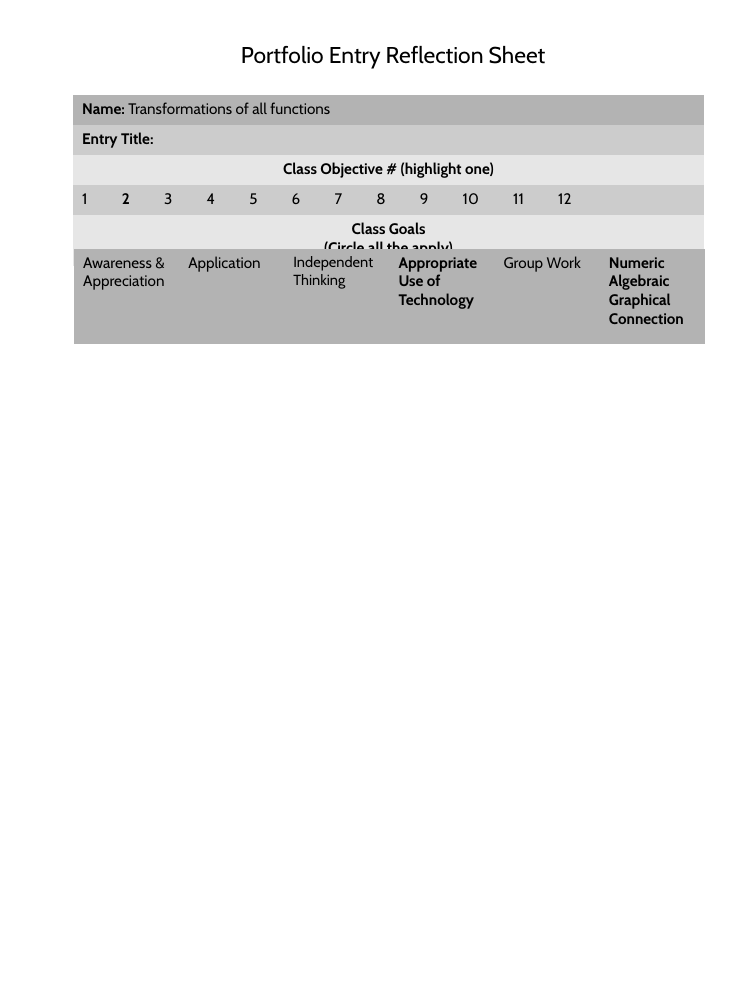
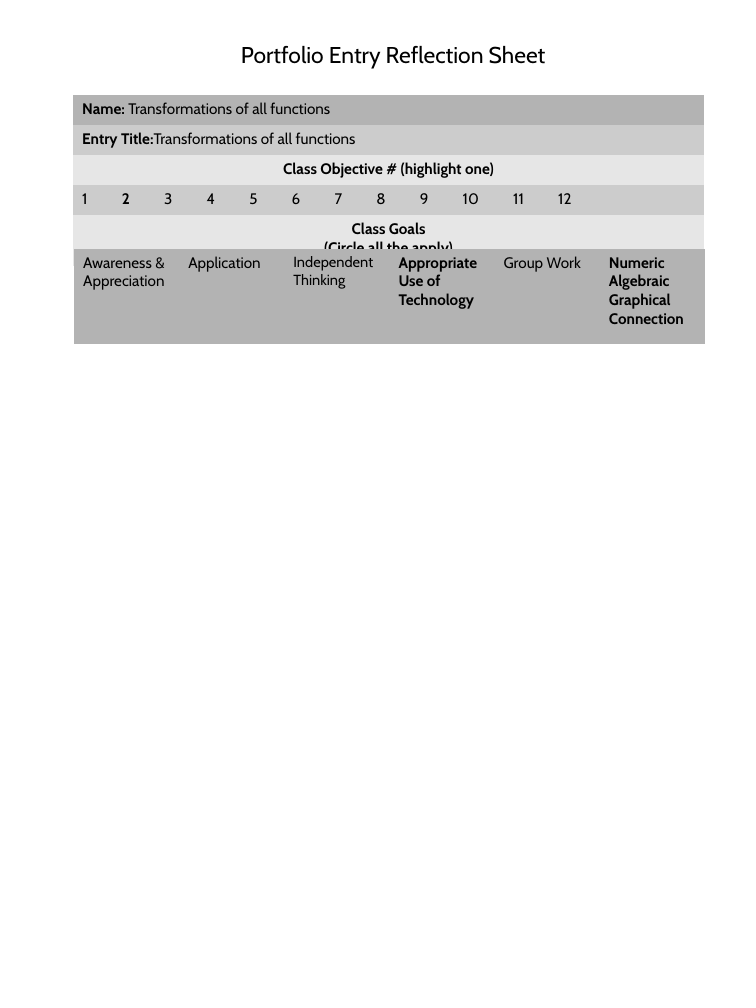
Before and after one commit to luisnaranjo733/precalc, a slide deck: slide 1 of src/objectives/reflections/2.odp. Drawn at 756x1008 pixels with LibreOffice and Linux fonts; fonts in the diff are those of the drawing. Boxes give left, top, right and bottom in pixels: in the first picture for what was removed or moved away, otherwise in the second. Text is boxed around its words. In the diff, an @@ line names an element or a change of style, - is before the commit and + after.

```diff
--- a/src/objectives/reflections/2.odp
+++ b/src/objectives/reflections/2.odp
@@ table at (73,95,704,261) @@
-row 2, column 1: Entry Title:
+row 2, column 1: Entry Title:Transformations of all functions
```
Also in this commit, not shown: 17 other files.
